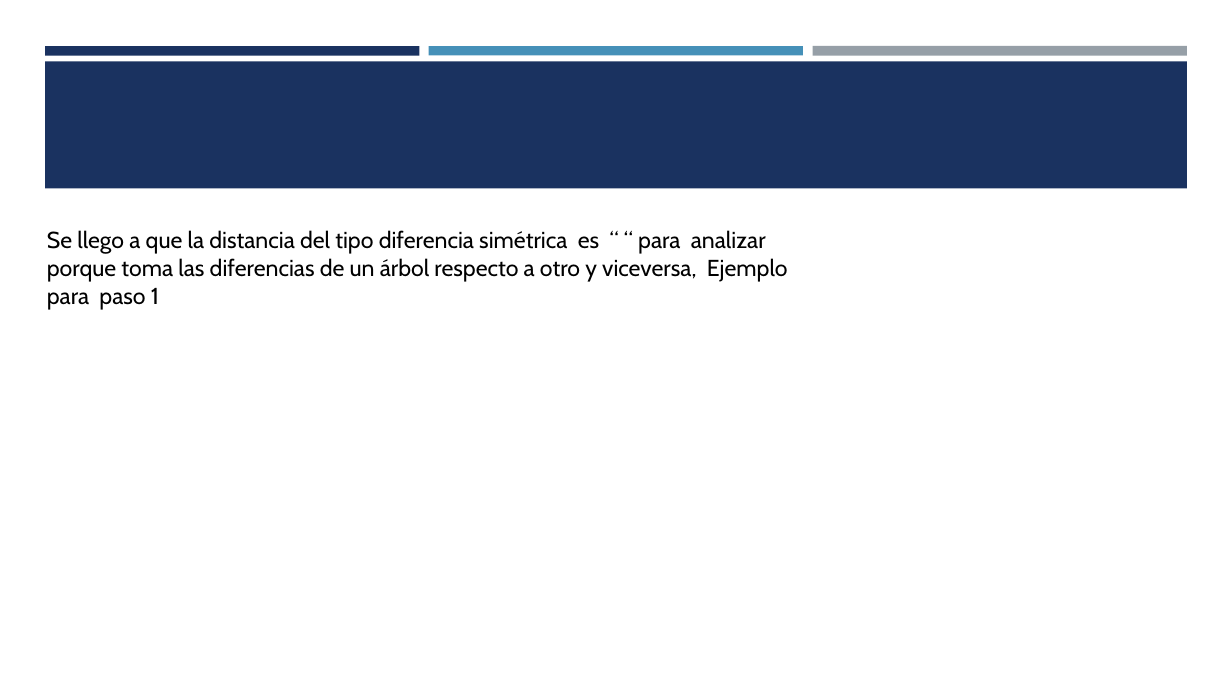
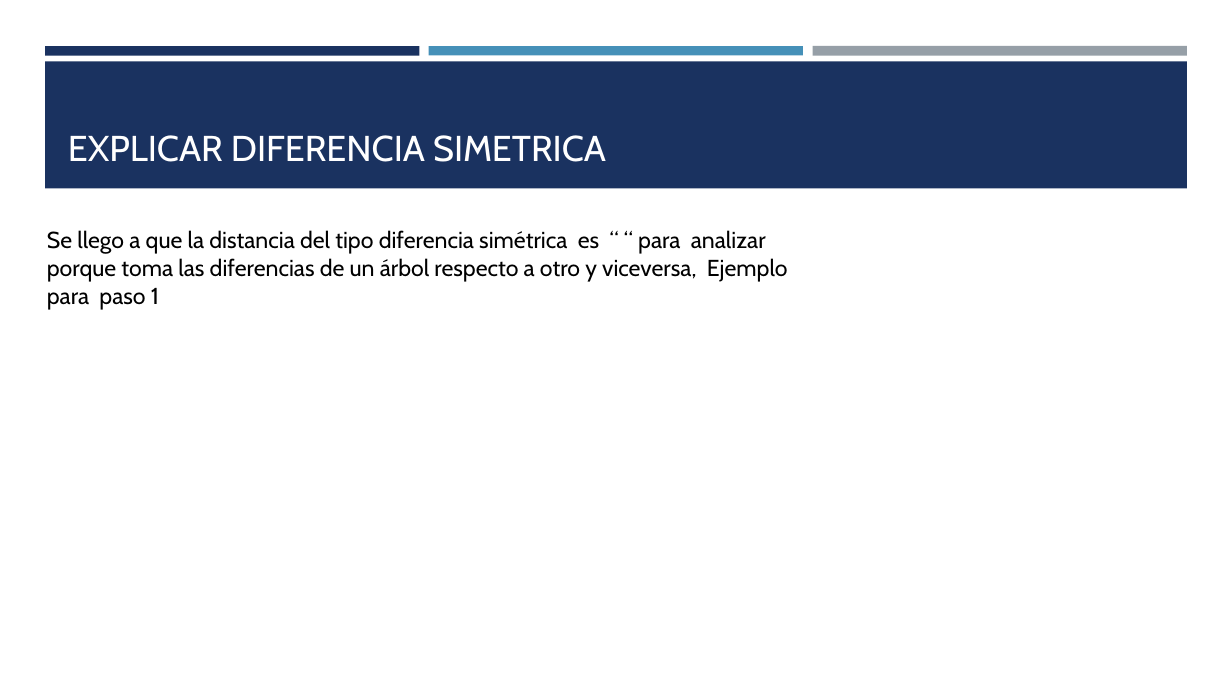
Before and after one commit to Vitali22/tesis, a slide deck: slide 5 of DocumentosTesina/Presentación.pptx. Drawn at 1232x693 pixels with LibreOffice and Linux fonts; fonts in the diff are those of the drawing. Boxes give left, top, right and bottom in pixels: in the first picture for what was removed or moved away, otherwise in the second. Text is boxed around its words. In the diff, an @@ line names an element or a change of style, - is before the commit and + after.

```diff
--- a/DocumentosTesina/Presentación.pptx
+++ b/DocumentosTesina/Presentación.pptx
@@ title added at (68,135,606,162), 28 pt, text #FFFFFF @@
+EXPLICAR DIFERENCIA SIMETRICA
```
Also in this commit, not shown: 4 slides added, 4 slides removed, 7 other files.
